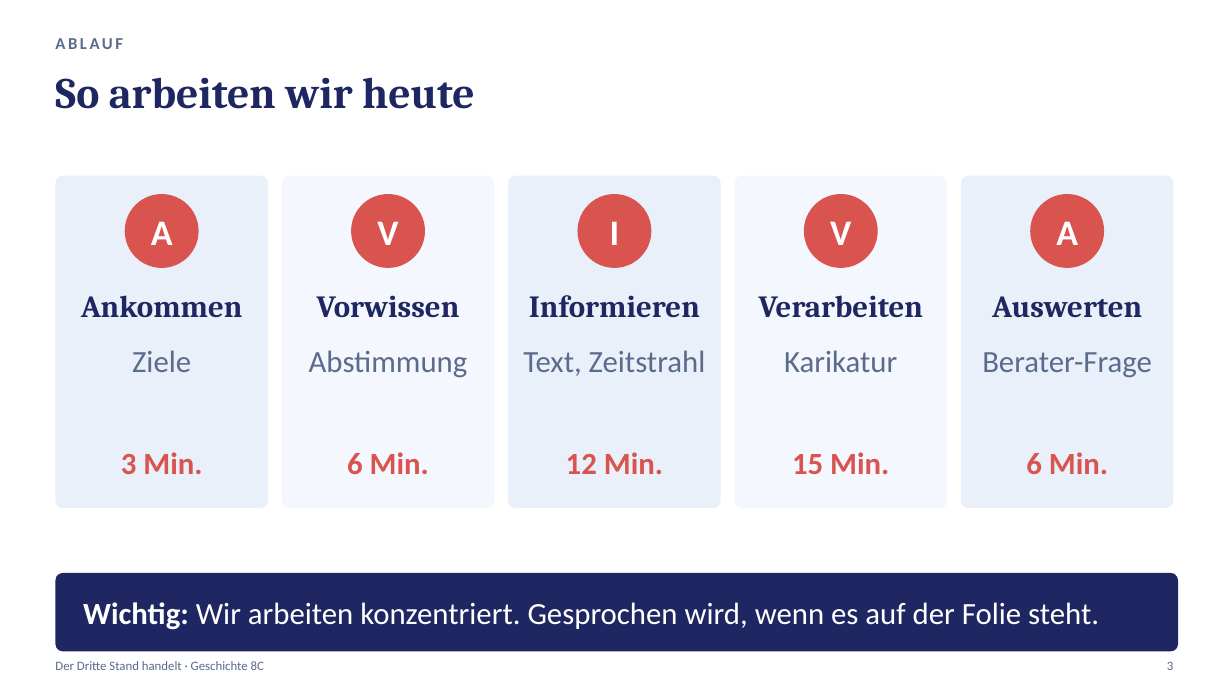
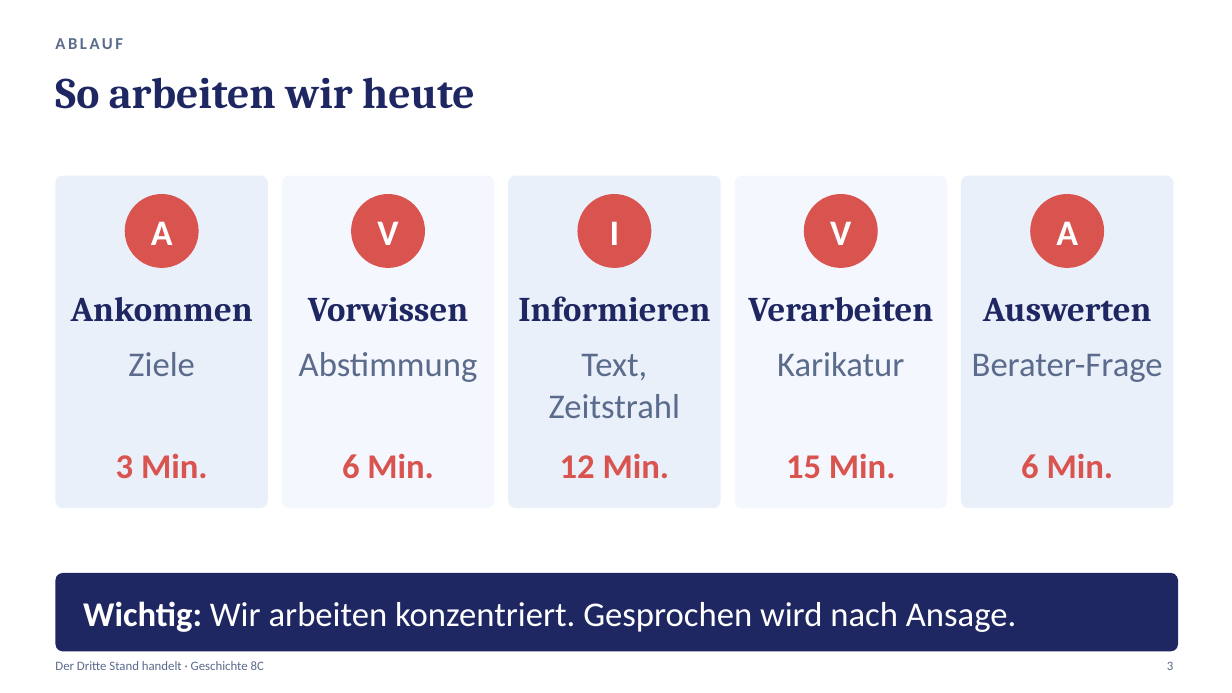
Before and after one commit to golzkonstantin-gif/Schule, a slide deck: slide 3 of Geschichte_8/Stunde2_Nationalversammlung/Praesentation_Stunde2_Nationalversammlung.pptx. Drawn at 1232x693 pixels with LibreOffice and Linux fonts; fonts in the diff are those of the drawing. Boxes give left, top, right and bottom in pixels: in the first picture for what was removed or moved away, otherwise in the second. Text is boxed around its words. In the diff, an @@ line names an element or a change of style, - is before the commit and + after.

```diff
--- a/Geschichte_8/Stunde2_Nationalversammlung/Praesentation_Stunde2_Nationalversammlung.pptx
+++ b/Geschichte_8/Stunde2_Nationalversammlung/Praesentation_Stunde2_Nationalversammlung.pptx
@@ size 24 to 27 pt in 15 elements at [71,297,253,322], [128,352,195,376], [116,453,208,478], [308,297,469,322], [299,352,478,382], [342,453,434,478], [518,296,710,322], [549,354,680,418], [560,453,670,478], [748,297,933,322], [777,352,904,376], [786,453,896,478], [983,298,1152,322], [972,354,1163,382], [1021,453,1114,478] @@
@@ text at [83,601,1016,632]: text changed; size 24 to 27 pt @@
-Wichtig: Wir arbeiten konzentriert. Gesprochen wird, wenn es auf der Folie steht.
+Wichtig: Wir arbeiten konzentriert. Gesprochen wird nach Ansage.
```
Also in this commit, not shown: 16 other slides changed, 21 other files.
